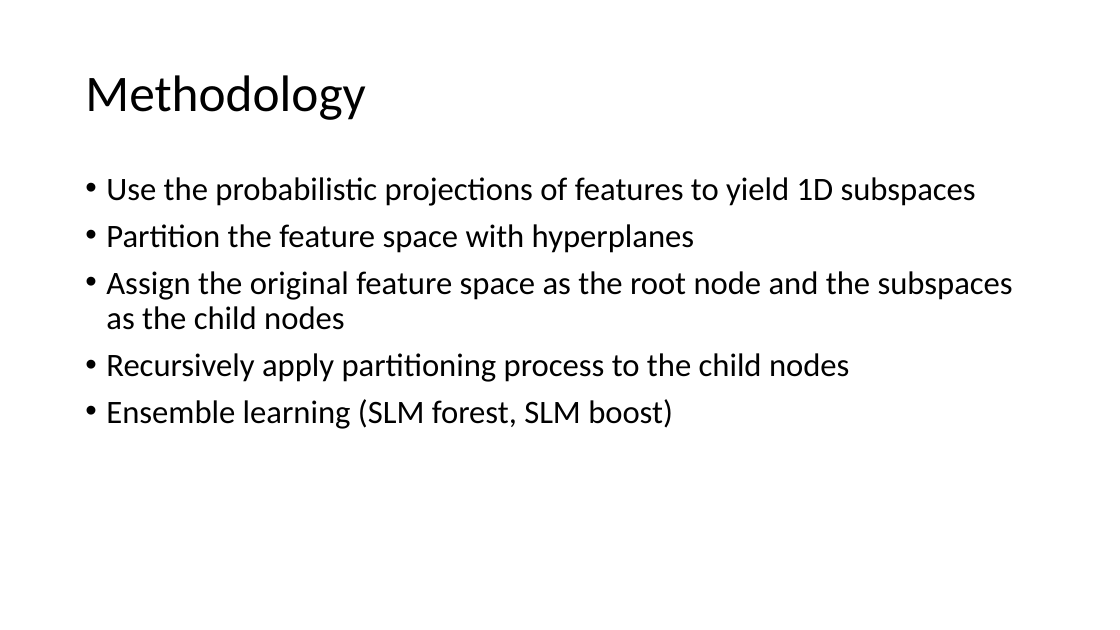
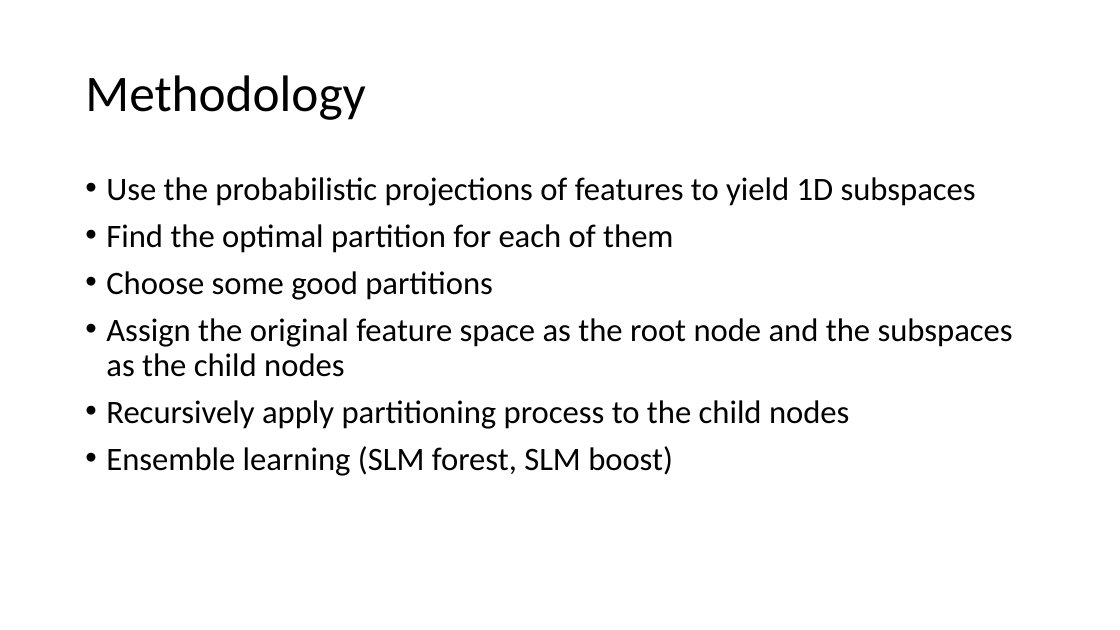
Before and after one commit to Vincent1837/Schools, a slide deck: slide 3 of Low_Powered_AI_Lab/Subspace Learning Machine.pptx (slide 4 before the commit). Drawn at 1120x630 pixels with LibreOffice and Linux fonts; fonts in the diff are those of the drawing. Boxes give left, top, right and bottom in pixels: in the first picture for what was removed or moved away, otherwise in the second. Text is boxed around its words. In the diff, an @@ line names an element or a change of style, - is before the commit and + after.

```diff
--- a/Low_Powered_AI_Lab/Subspace Learning Machine.pptx
+++ b/Low_Powered_AI_Lab/Subspace Learning Machine.pptx
@@ text at (x1=106, y1=224, x2=673, y2=300): text changed @@
-• Partition the feature space with hyperplanes
+• Find the optimal partition for each of them
+• Choose some good partitions
```
Also in this commit, not shown: 2 other slides changed, 5 slides added, 2 slides removed, 3 other files.
